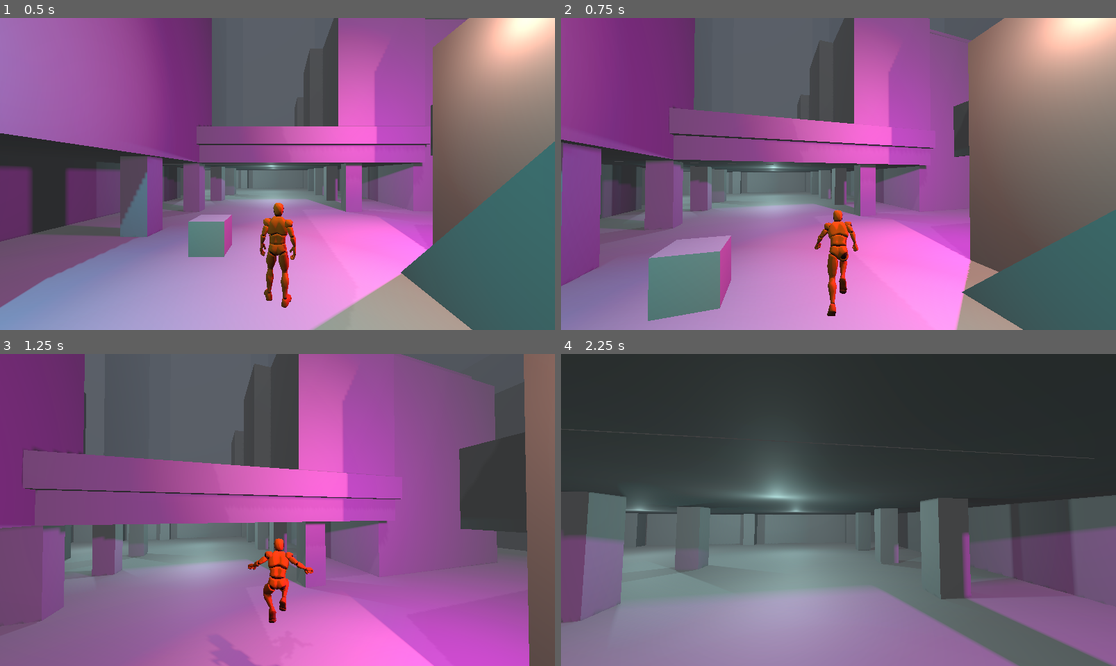
Above: before the commit, frames 1-4 (two rows, left to right).
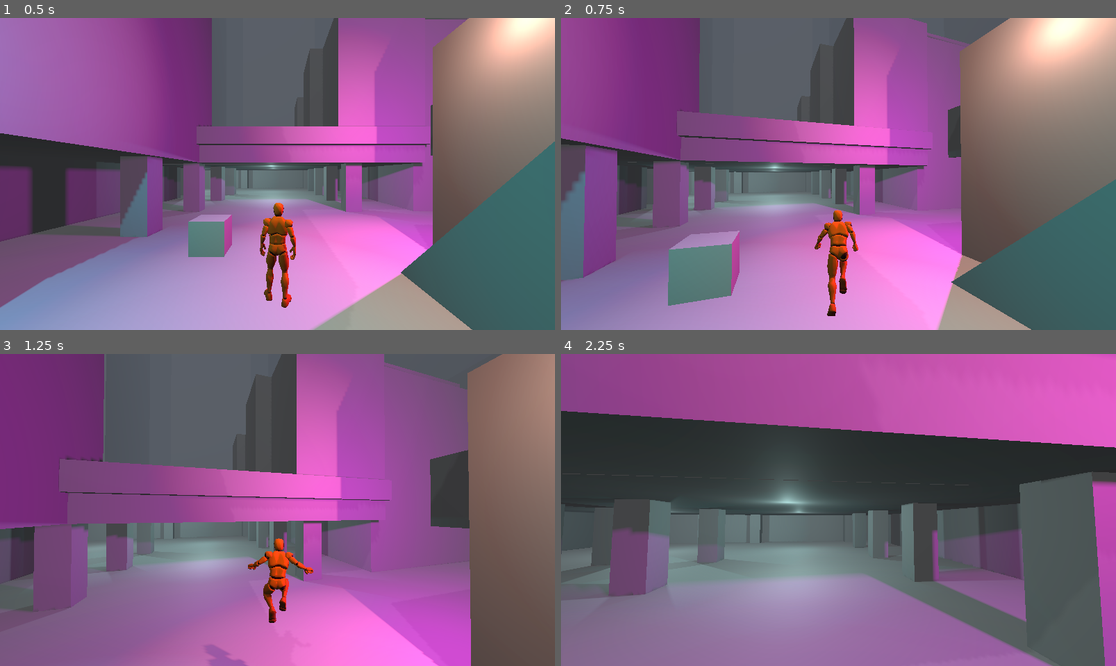
Above: after the commit, the same moments.

Repository: xqrdot/godot.xqr
Game: Godot game, scene res://node.tscn
The game is run twice, just before and just after one commit, with the same random seed, the same clock (stepped at 60 frames per second) and the same inputs.
Inputs (mouse positions are in pixels of both pictures, inside the frame that each line leads up to):
- Up to frame 1 (0.5 s): no input
- Up to frame 2 (0.75 s): tap Enter at 0.5 s; move the mouse to (866, 174) at 0.52 s; hold W (forward) from 0.53 s (still down); hold Shift (sprint) from 0.53 s (still down); click (866, 174) at 0.67 s
- Up to frame 3 (1.25 s): keep holding W (forward); keep holding Shift (sprint); tap Space (jump) at 0.77 s; tap Alt (walk) at 0.8 s
- Up to frame 4 (2.25 s): keep holding W (forward); move the mouse to (810, 510) at 1.27 s; release Shift (sprint) at 1.28 s; tap Alt (walk) at 1.35 s; tap Space (jump) at 1.52 s; tap Shift (sprint) at 1.55 s; move the mouse to (849, 503) at 2.02 s; hold V (camera_mode_switch) from 2.03 s (still down)

Frame 1 is identical in both runs. In frame 2, 14% of the frame differs, in the area x 0-100%, y 0-100%; in frame 3, 23%; in frame 4, 44%.

Commit message:
chore: tweak player speed

Diff:
--- a/node.tscn
+++ b/node.tscn
@@ -371,6 +371,9 @@
 
 [node name="Character" parent="." unique_id=1913778194 instance=ExtResource("1_sy5k4")]
 transform = Transform3D(1, 0, 0, 0, 1, 0, 0, 0, 1, 0, 1, 0)
+speed = 4.1
+walk_speed = 2.3
+sprint_speed = 6.1
 controller_support = false
 camera_distance = 3.7
 allow_camera_mode_switch = true
